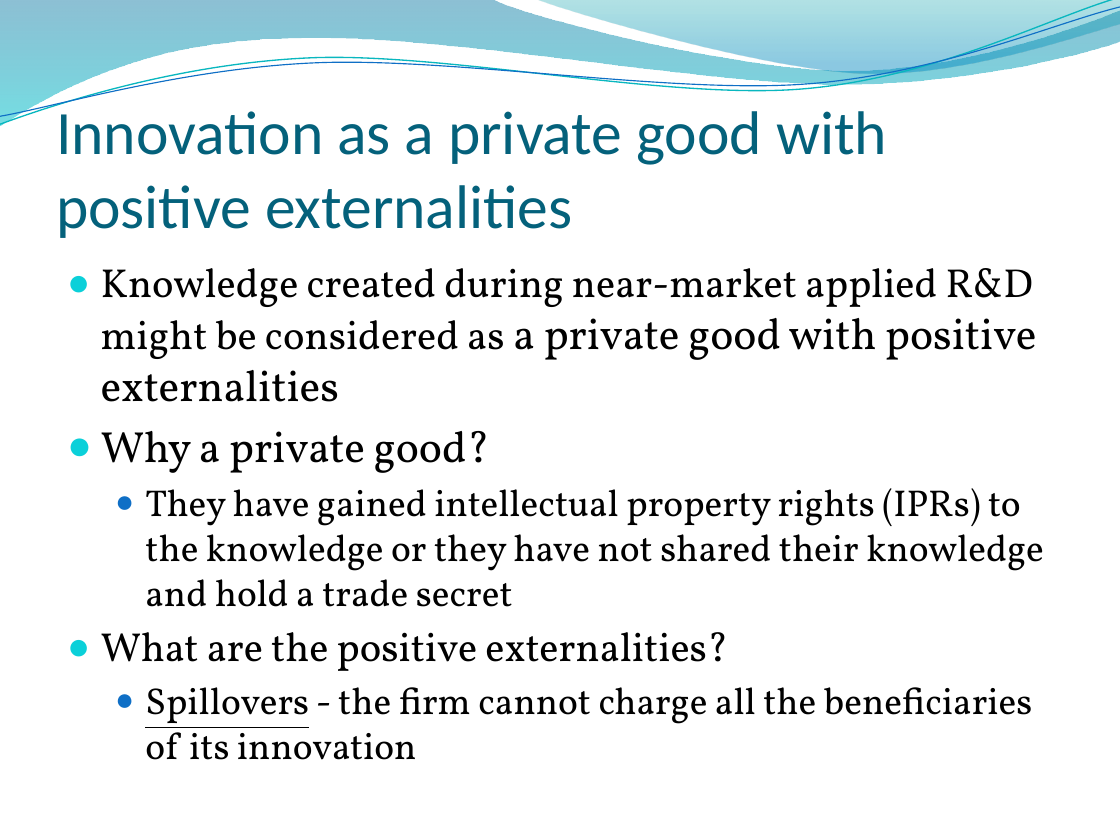
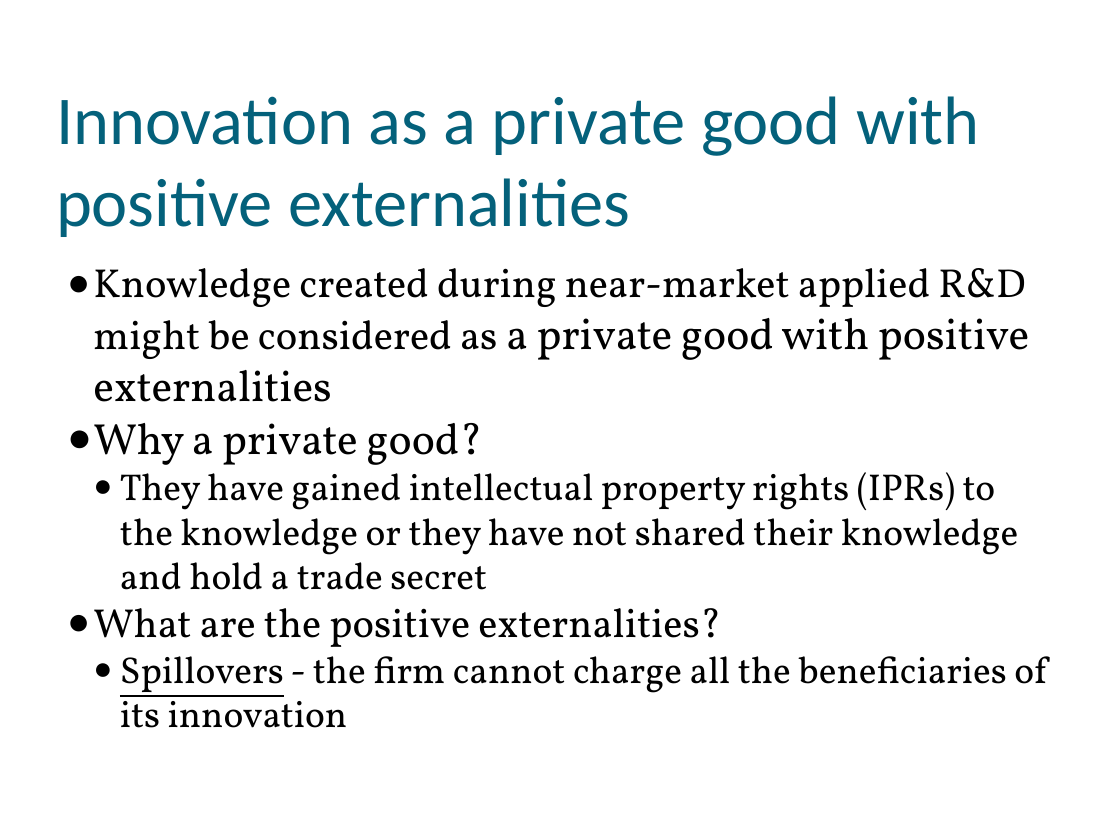
Before and after one commit to muff1nman/ClassNotes, a slide deck: slide 12 of Econ/PPT/S13_Lecture_4.pptx. Drawn at 1120x840 pixels with LibreOffice and Linux fonts; fonts in the diff are those of the drawing; background and template pictures are left out. Boxes give left, top, right and bottom in pixels: in the first picture for what was removed or moved away, otherwise in the second. Text is boxed around its words. In the diff, an @@ line names an element or a change of style, - is before the commit and + after.

```diff
--- a/Econ/PPT/S13_Lecture_4.pptx
+++ b/Econ/PPT/S13_Lecture_4.pptx
@@ freeform shape removed at bbox=[0, 0, 1120, 127] @@
@@ freeform shape removed at bbox=[0, 0, 1120, 131] @@
@@ freeform shape removed at bbox=[0, 7, 1120, 125] @@
@@ freeform shape removed at bbox=[536, 0, 1120, 77] @@
@@ text "Innovation as a private good ..." at bbox=[56, 96, 979, 237]: size 39.6 to 44 pt @@
@@ text "Knowledge created during near-market applied ..." at bbox=[93, 268, 1047, 728]: indent changed; less space between paragraphs @@
```
Also in this commit, not shown: 16 other slides changed, 12 other files.
